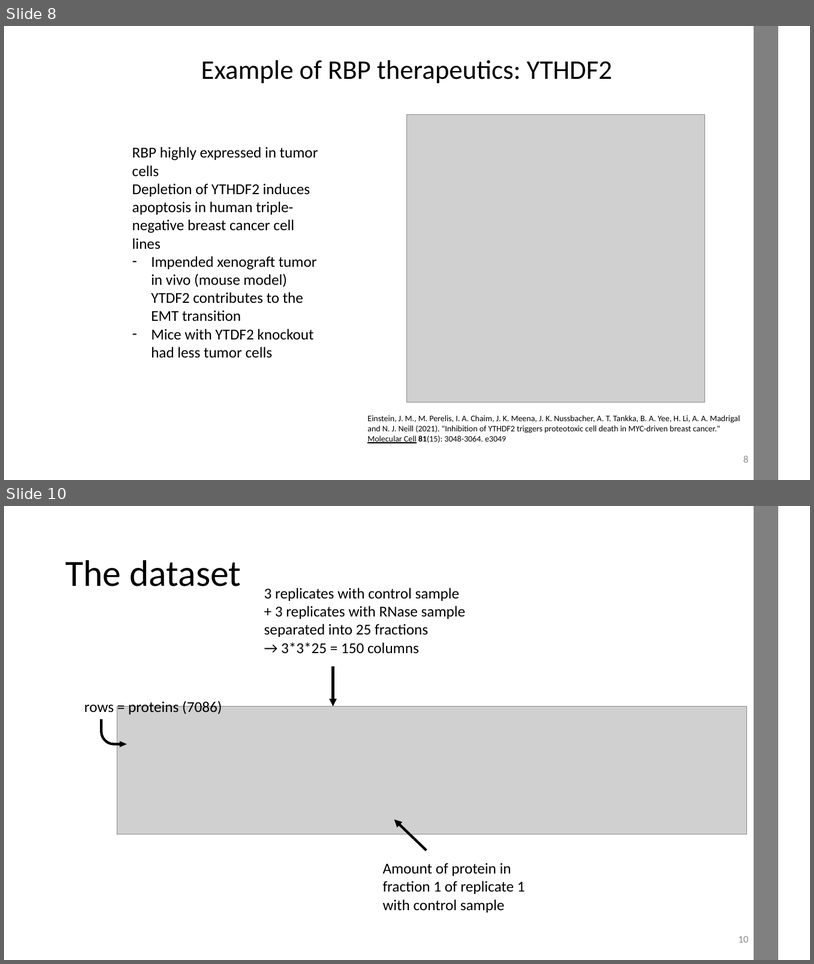
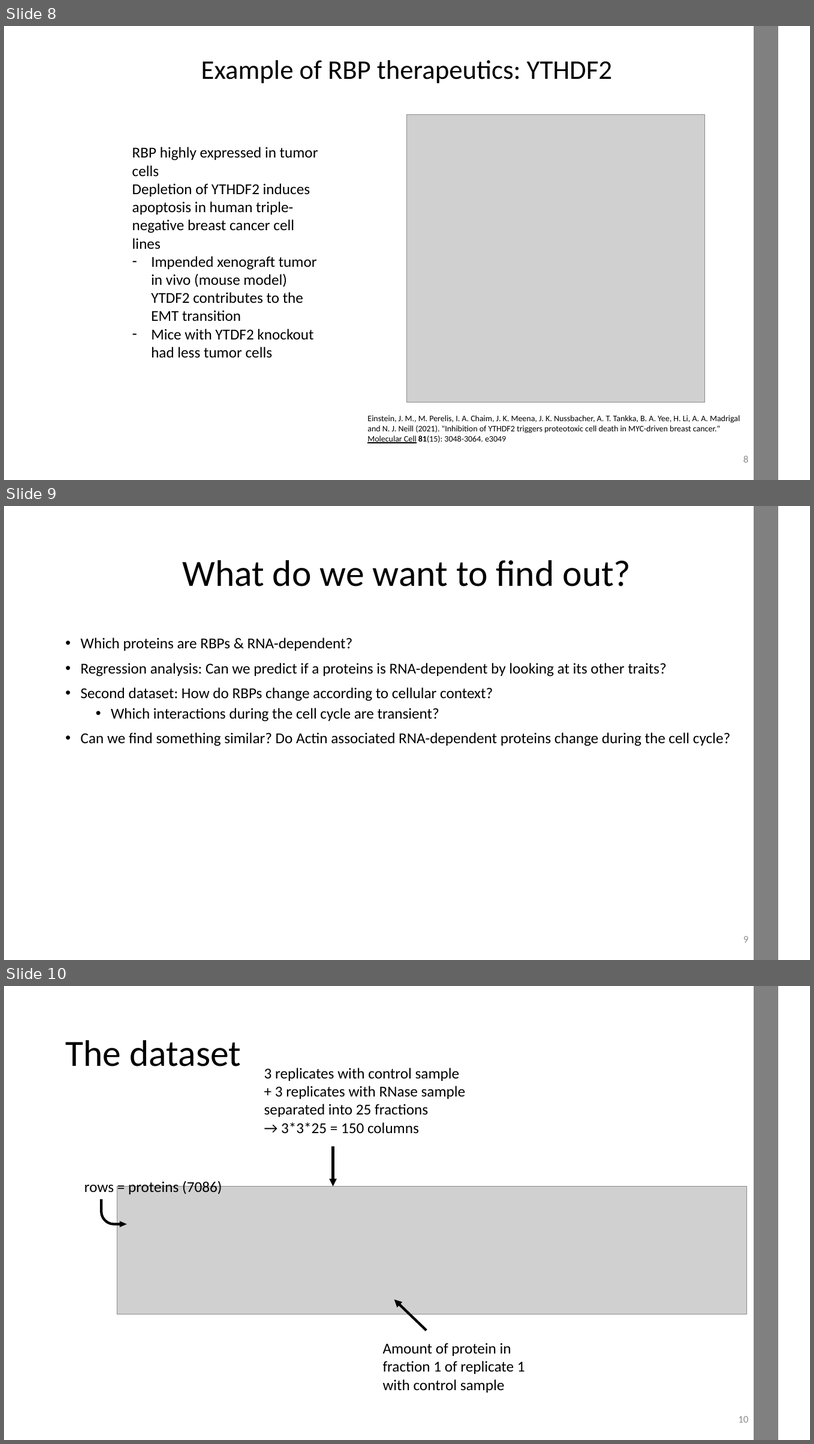
Before and after one commit to datascience-mobi-2022/2022-topic-03-team-05, a slide deck: Project Proposal_temporary draft.pptx. Shown one above the other, each under a label of ours: slides 8 and 10 before the commit, slides 8, 9 and 10 after it; the slides between them are not shown. The pictures are 814x964 and 814x1444 pixels, drawn with LibreOffice and Linux fonts; fonts in the diff are those of the drawing; grey boxes stand for pictures. Boxes give left, top, right and bottom in pixels: in the first picture for what was removed or moved away, otherwise in the second. Text is boxed around its words. In the diff, an @@ line names an element or a change of style, - is before the commit and + after.

```diff
--- a/Project Proposal_temporary draft.pptx
+++ b/Project Proposal_temporary draft.pptx
@@ slide 9 added at <box>4,506,810,960</box>, background #FFFFFF @@
@@ rectangle added at <box>755,506,779,960</box>, fill #808080, outline #808080 1 pt @@
@@ title added at <box>182,560,632,586</box>, 44 pt, text #000000 @@
+What do we want to find out?
@@ text added at <box>81,637,731,746</box>, 18 pt, text #000000 @@
+• Which proteins are RBPs & RNA-dependent?
+• Regression analysis: Can we predict if a proteins is RNA-dependent by looking at its other traits?
+• Second dataset: How do RBPs change according to cellular context?
+  • Which interactions during the cell cycle are transient?
+• Can we find something similar? Do Actin associated RNA-dependent proteins change during the cell cycle?
@@ page number added at <box>744,936,749,942</box>, 12 pt, text #8C8C8C @@
+9
```
Also in this commit, not shown: 1 other slide added.
